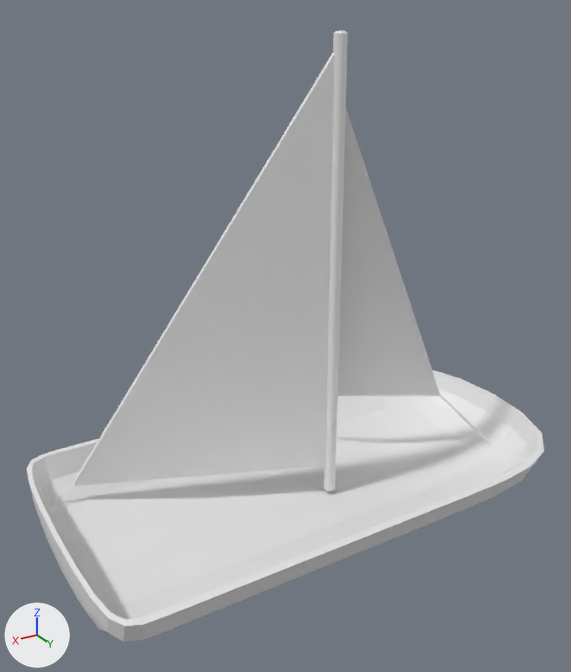
The Blender file blender/Sailingboat.blend, before and after one commit.
Both versions are drawn from a camera (50 mm lens) standing at (3.16, 4.83, 3.55) and looking at (0.27, 0.01, 1.13). Every picture has the same lights, and +X, +Y and +Z are marked at lower left.
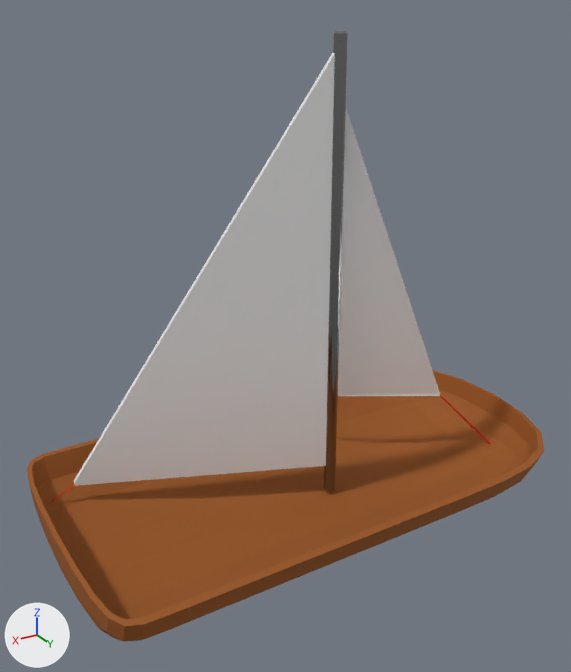
Location of each change, [x1, y1, x2, y2] in pixels of the pictures (571 x 672 px):
'Cube', recoloured (white to brown): [27, 370, 544, 642] in both
'Circle', recoloured: [324, 31, 348, 491] in both

What the commit changed:
Material 'Material' (mat_material) changes colour from white #e7e7e7 to brown #995825; in linear values from (0.8, 0.8, 0.8) to (0.319, 0.098, 0.0182).
Material 'Material.002' (mat_material_002) is new.
Its base color is (0.288, 0.288, 0.288) (grey #929292).
Its metallic is 1.0.
Its roughness is 0.128.
Its specular ior level is 0.631.
me_circle has 128 vertices, 98 faces and spans x -0.01..0.24, y 0.28..0.52, z 0.66..4.72.
me_circle now uses material mat_material_002 (grey #929292).
